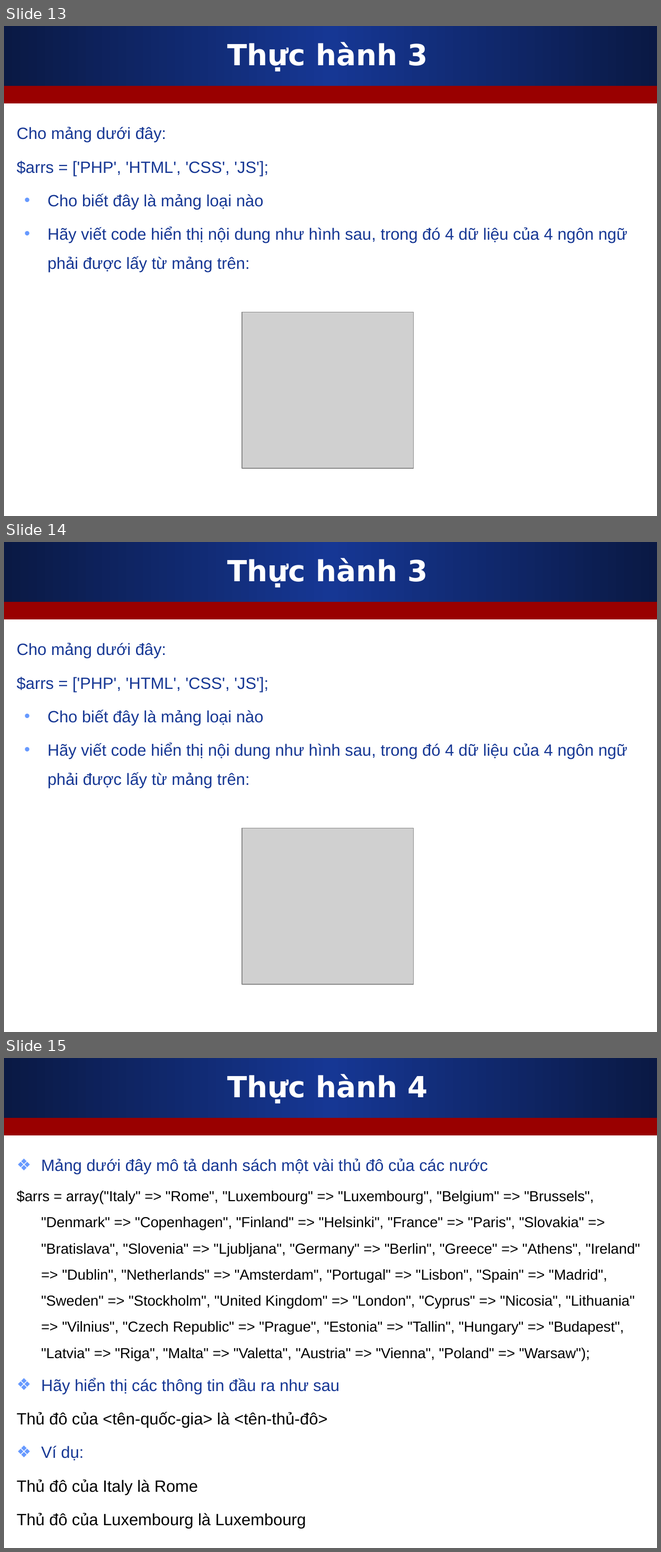
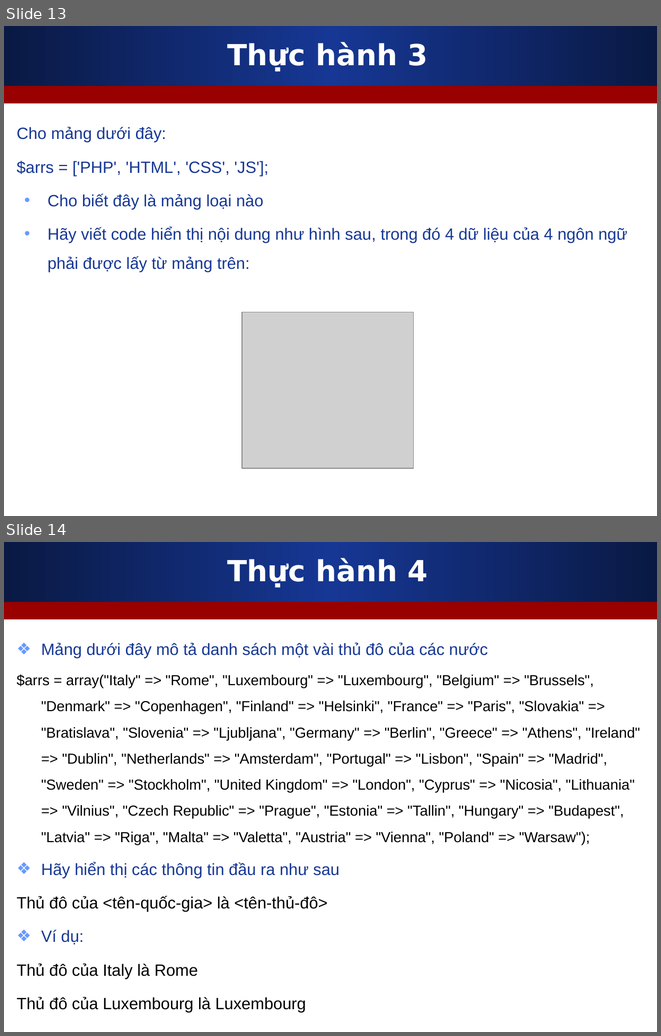
Before and after one commit to nguyenvietmanhit/php1019e2, a slide deck: Day14_PHP_Array_Function_Array_String_Number/Slides/1_Array_Foreach.ppt. Shown one above the other, each under a label of ours: slides 13, 14 and 15 before the commit, slides 13 and 14 after it. The pictures are 661x1552 and 661x1036 pixels, drawn with LibreOffice and Linux fonts; fonts in the diff are those of the drawing; grey boxes stand for pictures. Boxes give left, top, right and bottom in pixels: in the first picture for what was removed or moved away, otherwise in the second. Text is boxed around its words. In the diff, an @@ line names an element or a change of style, - is before the commit and + after.

```diff
--- a/Day14_PHP_Array_Function_Array_String_Number/Slides/1_Array_Foreach.ppt
+++ b/Day14_PHP_Array_Function_Array_String_Number/Slides/1_Array_Foreach.ppt
@@ slide 14 removed at <box>4,542,657,1032</box>, background #FFFFFF; not listed: 2 template elements that a slide beside it also shows @@
@@ title removed at <box>228,558,427,587</box> @@
-Thực hành 3
@@ text removed at <box>17,643,627,788</box> @@
-Cho mảng dưới đây:
-$arrs = ['PHP', 'HTML', 'CSS', 'JS'];
-• Cho biết đây là mảng loại nào
-• Hãy viết code hiển thị nội dung như hình sau, trong đó 4 dữ liệu của 4 ngôn ngữ phải được lấy từ mảng trên:
@@ picture removed at <box>241,828,413,984</box> @@
@@ what was slide 15 is now slide 14 @@
```
Also in this commit, not shown: 4 other files.
